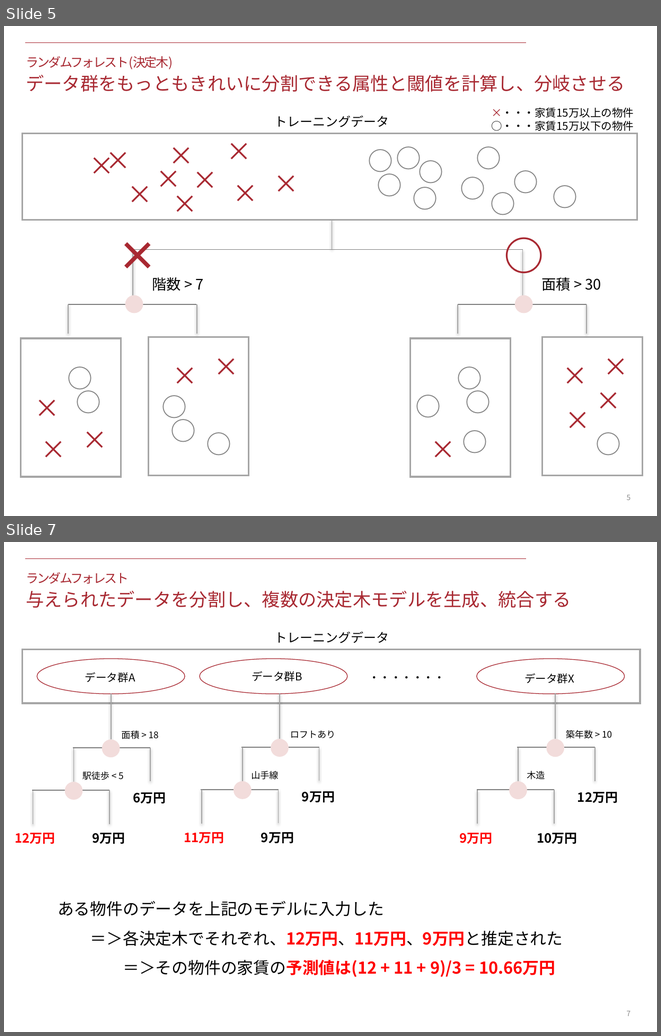
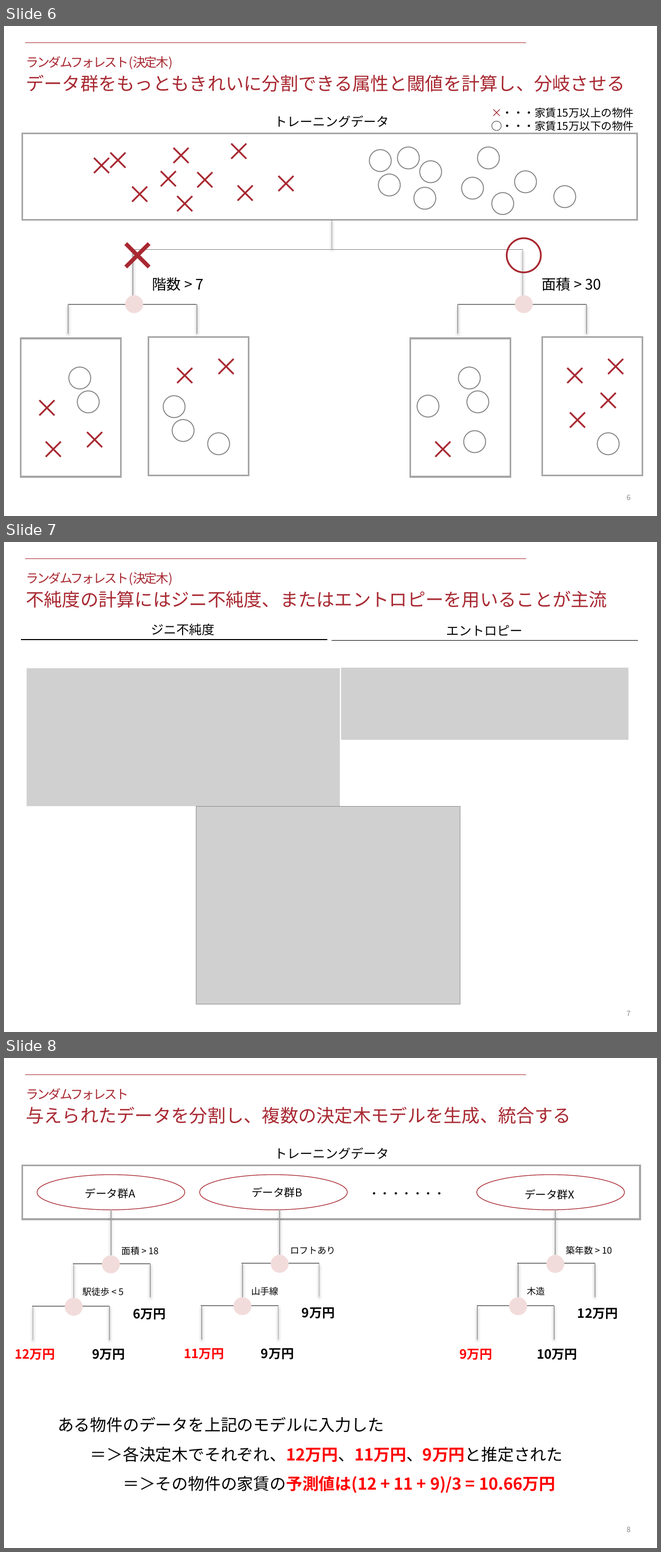
Before and after one commit to KeitoSugiyama/data_science_seminar, a slide deck: 1_logit_and_random_forest/files/document.pptx. Shown one above the other, each under a label of ours: slides 5 and 7 before the commit, slides 6, 7 and 8 after it; the slides between them are not shown. The pictures are 661x1036 and 661x1552 pixels, drawn with LibreOffice and Linux fonts; fonts in the diff are those of the drawing; grey boxes stand for pictures. Boxes give left, top, right and bottom in pixels: in the first picture for what was removed or moved away, otherwise in the second. Text is boxed around its words. In the diff, an @@ line names an element or a change of style, - is before the commit and + after.

```diff
--- a/1_logit_and_random_forest/files/document.pptx
+++ b/1_logit_and_random_forest/files/document.pptx
@@ slide 7 added at (4, 542, 657, 1032), background #FFFFFF; not listed: 1 template element that a slide beside it also shows @@
@@ text added at (26, 572, 173, 585), 14 pt, text #A82831 @@
+ランダムフォレスト(決定木)
@@ text added at (26, 591, 607, 608), 20 pt, text #A82831 @@
+不純度の計算にはジニ不純度、またはエントロピーを用いることが主流
@@ text added at (151, 624, 214, 635), 14 pt, text #000000 @@
+ジニ不純度
@@ text added at (446, 625, 522, 636), 14 pt, text #000000 @@
+エントロピー
@@ line added from (21, 640) to (327, 640), #000000 1 pt @@
@@ line added from (332, 641) to (638, 641), #000000 1 pt @@
@@ picture added at (27, 668, 340, 806) @@
@@ picture added at (341, 668, 628, 739) @@
@@ picture added at (196, 806, 460, 1004) @@
@@ page number added at (627, 1011, 631, 1016), 8 pt, text #8C8C8C @@
+7
@@ what was slide 5 is now slide 6 @@
@@ what was slide 7 is now slide 8 @@
@@ page number at (627, 1527, 631, 1532): text changed @@
-7
+8
```
Also in this commit, not shown: 1 slide changed, 3 other slides added, 1 slide removed, 1 other file.
